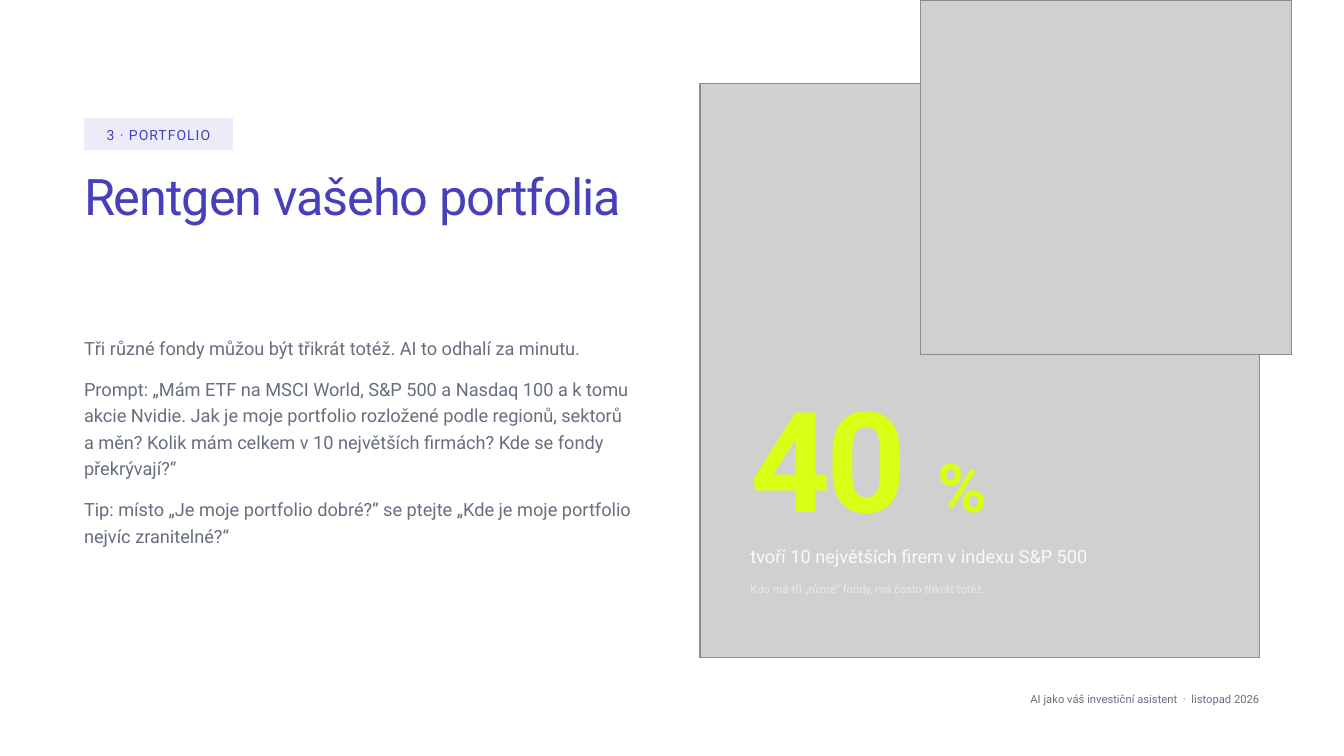
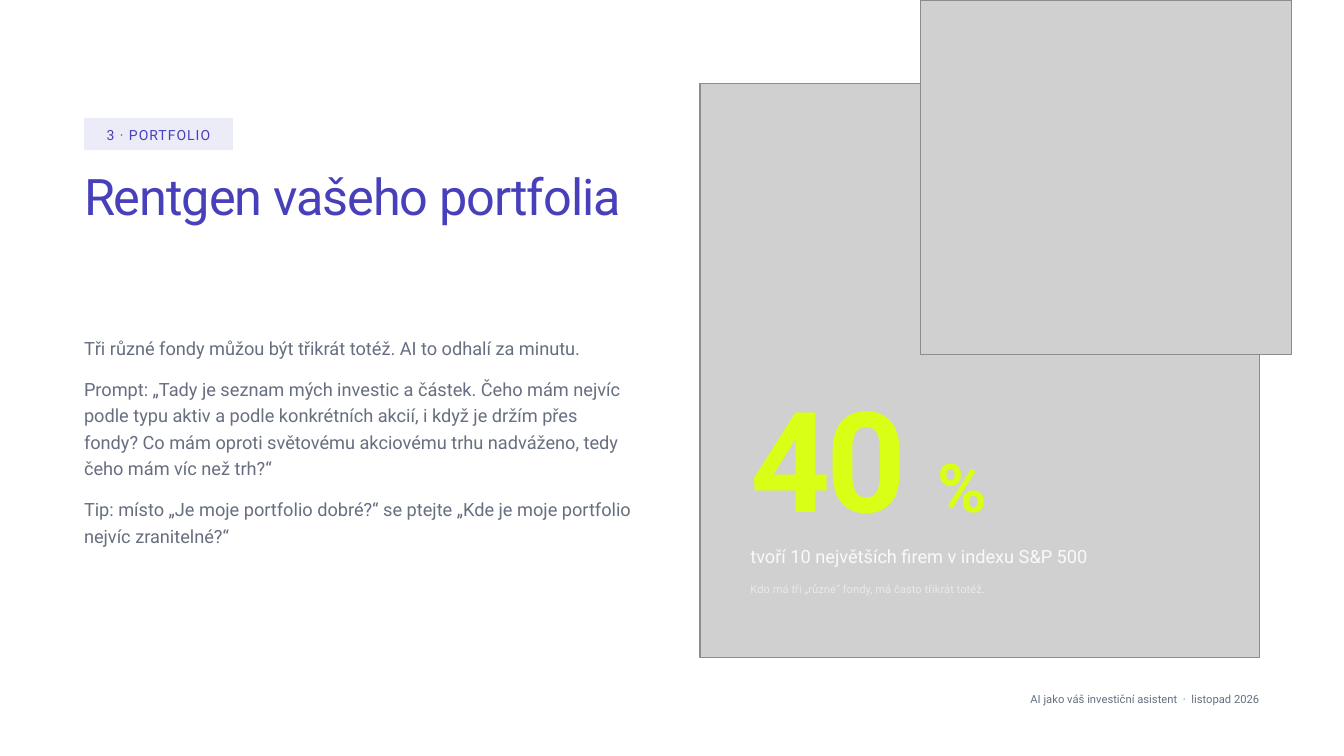
Before and after one commit to LosLameros/Agent-1, a slide deck: slide 8 of vystupy/workshopy/2026-11-umela-inteligence/AI jako váš investiční asistent - workshop.pptx. Drawn at 1344x756 pixels with LibreOffice and Linux fonts; fonts in the diff are those of the drawing; grey boxes stand for pictures; background and template pictures are left out. Boxes give left, top, right and bottom in pixels: in the first picture for what was removed or moved away, otherwise in the second. Text is boxed around its words. In the diff, an @@ line names an element or a change of style, - is before the commit and + after.

```diff
--- a/vystupy/workshopy/2026-11-umela-inteligence/AI jako váš investiční asistent - workshop.pptx
+++ b/vystupy/workshopy/2026-11-umela-inteligence/AI jako váš investiční asistent - workshop.pptx
@@ text at box(84, 379, 620, 475): text changed @@
-Prompt: „Mám ETF na MSCI World, S&P 500 a Nasdaq 100 a k tomu akcie Nvidie. Jak je moje portfolio rozložené podle regionů, sektorů a měn? Kolik mám celkem v 10 největších firmách? Kde se fondy překrývají?“
+Prompt: „Tady je seznam mých investic a částek. Čeho mám nejvíc podle typu aktiv a podle konkrétních akcií, i když je držím přes fondy? Co mám oproti světovému akciovému trhu nadváženo, tedy čeho mám víc než trh?“
```
Also in this commit, not shown: 1 other slide changed, 2 other files.
